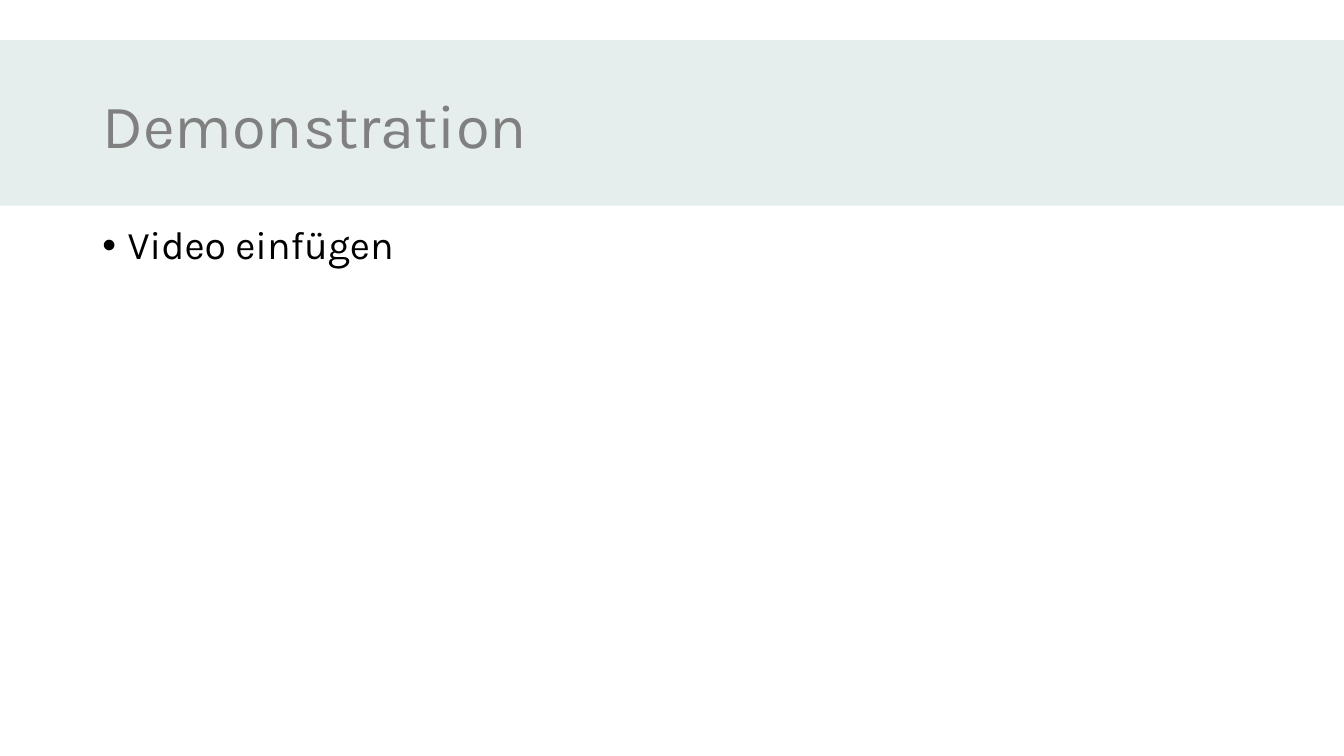
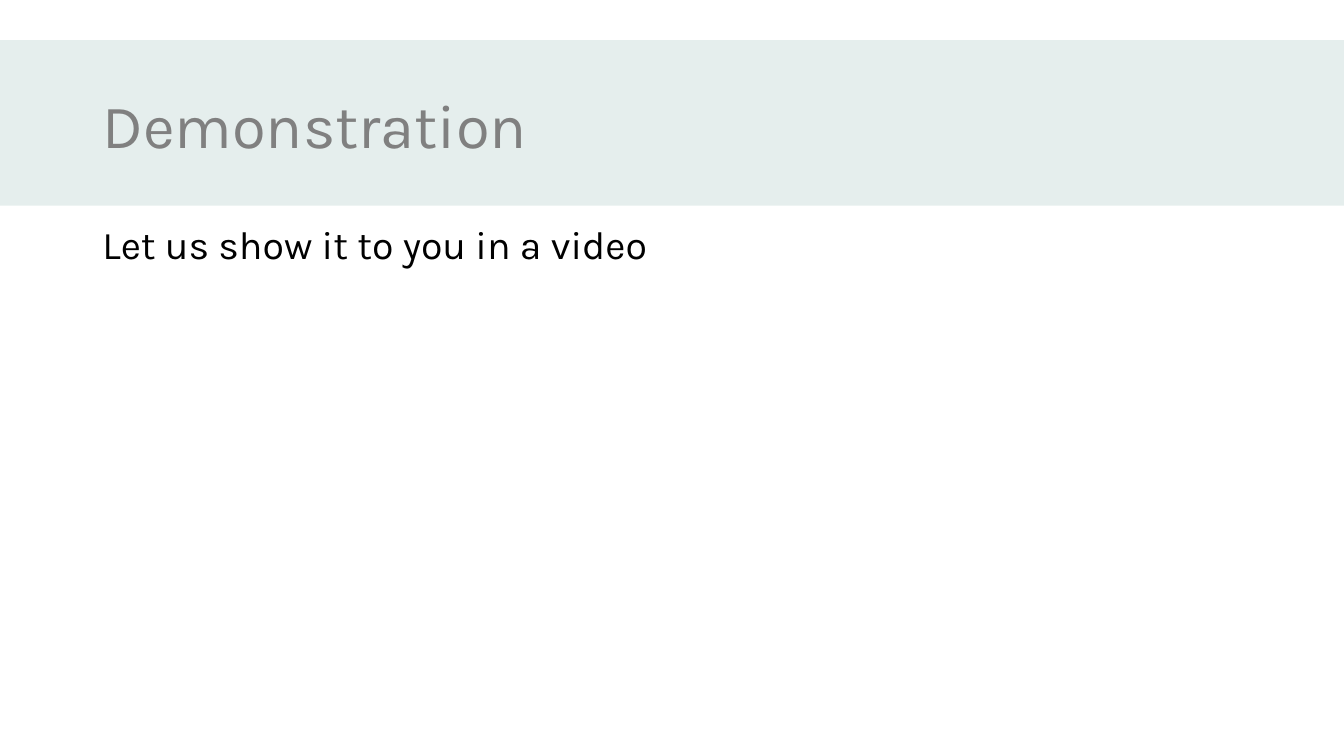
Before and after one commit to DigiBP/AS24TeamVector, a slide deck: slide 8 of presentation and documentation/Narcovet.pptx (slide 10 before the commit). Drawn at 1344x756 pixels with LibreOffice and Linux fonts; fonts in the diff are those of the drawing; background and template pictures are left out. Boxes give left, top, right and bottom in pixels: in the first picture for what was removed or moved away, otherwise in the second. Text is boxed around its words. In the diff, an @@ line names an element or a change of style, - is before the commit and + after.

```diff
--- a/presentation and documentation/Narcovet.pptx
+++ b/presentation and documentation/Narcovet.pptx
@@ text at (x1=102, y1=232, x2=647, y2=269): text changed @@
-• Video einfügen
+Let us show it to you in a video
```
Also in this commit, not shown: 3 other slides changed, 2 slides removed.
